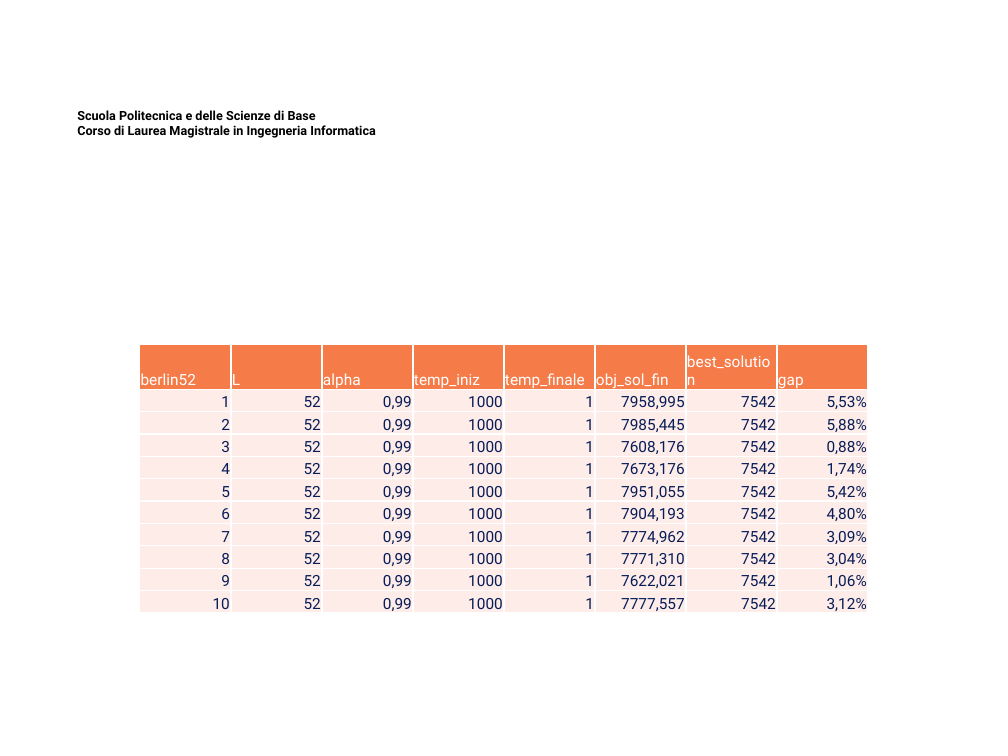
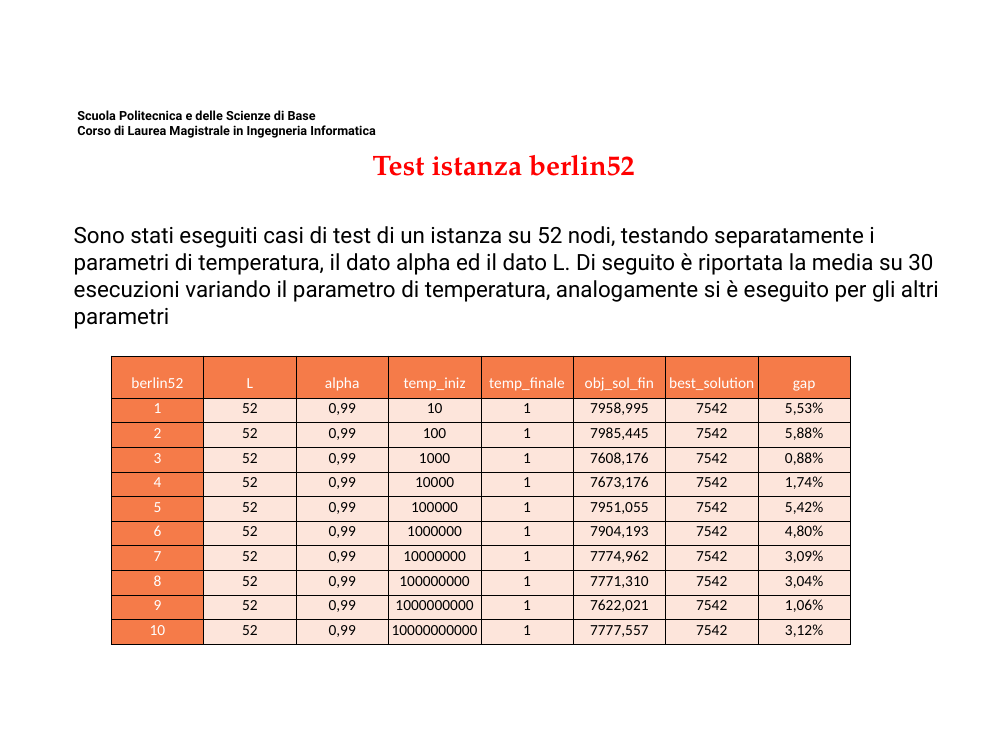
Before and after one commit to MicheleMaresca98/TSP-SimulatedAnnealing, a slide deck: slide 22 of Presentazione Elaborato Ricerca Operativa.pptx. Drawn at 1008x756 pixels with LibreOffice and Linux fonts; fonts in the diff are those of the drawing; background and template pictures are left out. Boxes give left, top, right and bottom in pixels: in the first picture for what was removed or moved away, otherwise in the second. Text is boxed around its words. In the diff, an @@ line names an element or a change of style, - is before the commit and + after.

```diff
--- a/Presentazione Elaborato Ricerca Operativa.pptx
+++ b/Presentazione Elaborato Ricerca Operativa.pptx
@@ text added at bbox=[373, 155, 635, 176], 20 pt, text #FF0000, bold @@
+Test istanza berlin52
@@ text added at bbox=[74, 226, 939, 329], 16 pt, text #000000 @@
+Sono stati eseguiti casi di test di un istanza su 52 nodi, testando separatamente i parametri di temperatura, il dato alpha ed il dato L. Di seguito è riportata la media su 30 esecuzioni variando il parametro di temperatura, analogamente si è eseguito per gli altri parametri
@@ table at bbox=[111, 356, 853, 643] @@
-row 2, column 4: 1000
+row 2, column 4: 10
-row 3, column 4: 1000
+row 3, column 4: 100
-row 5, column 4: 1000
+row 5, column 4: 10000
-row 6, column 4: 1000
+row 6, column 4: 100000
-row 7, column 4: 1000
+row 7, column 4: 1000000
-row 8, column 4: 1000
+row 8, column 4: 10000000
-row 9, column 4: 1000
+row 9, column 4: 100000000
-row 10, column 4: 1000
+row 10, column 4: 1000000000
-row 11, column 4: 1000
+row 11, column 4: 10000000000
@@ fill #FDECE9 to #F57B49 in 10 cells @@
@@ fill #FDECE9 to #FDE5DB in 70 cells @@
@@ font Roboto to Calibri, bold off in "berlin52", "L", "alpha", "temp_iniz" and 75 more places @@
@@ text colour #081D58 to #FFFFFF in "1", "2", "3", "4" and 6 more places @@
@@ text colour #081D58 to #000000 in "52", "0,99", "1", "7958,995" and 57 more places @@
@@ alignment left to centre @@
@@ alignment right to centre @@
@@ borders changed @@
@@ table: place and size @@
-table at bbox=[139, 345, 866, 615]
+table at bbox=[111, 356, 853, 643]
```
Also in this commit, not shown: 2 other slides changed, 8 slides added, 3 other files.
